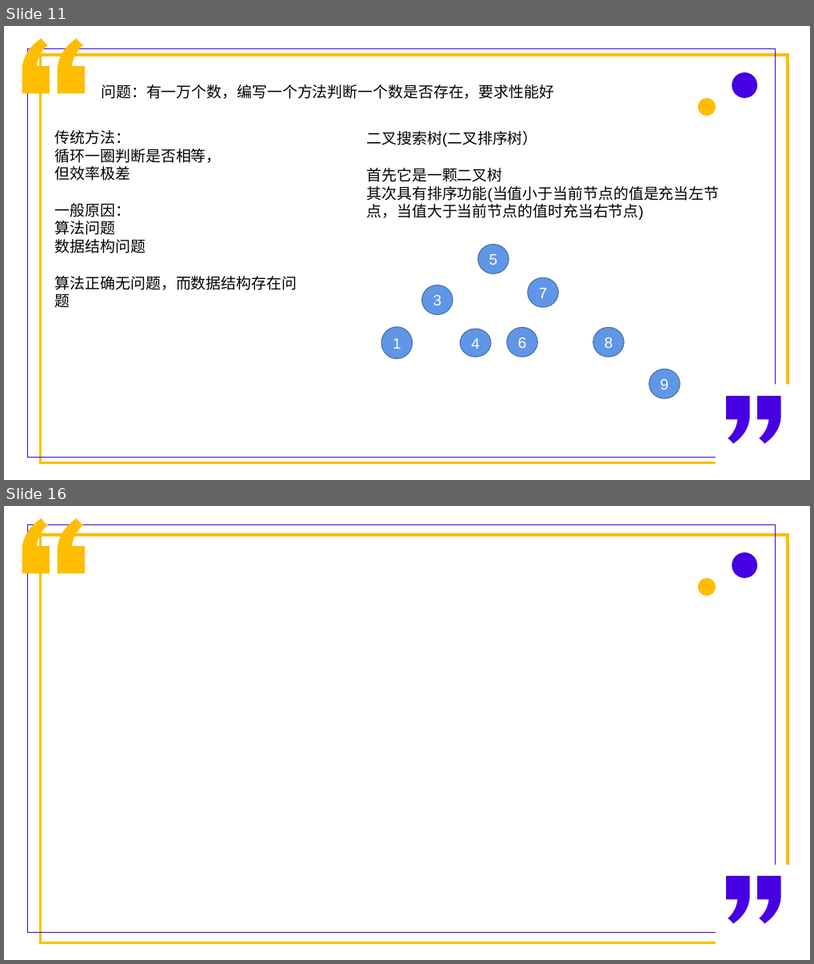
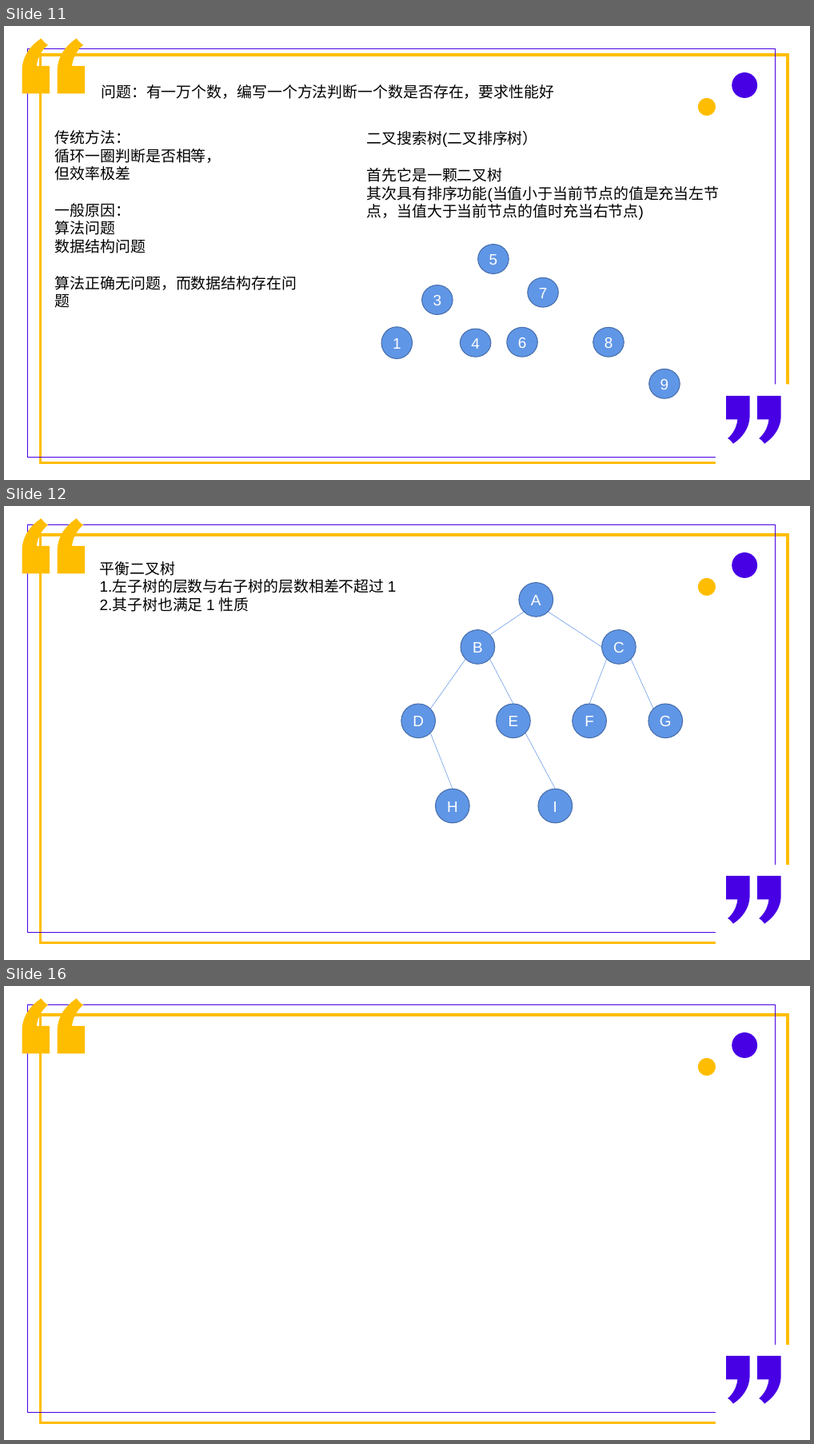
Before and after one commit to PhilRandWu/Algorithm_web, a slide deck: 算法练习思路整理.pptx. Shown one above the other, each under a label of ours: slides 11 and 16 before the commit, slides 11, 12 and 16 after it; the slides between them are not shown. The pictures are 814x964 and 814x1444 pixels, drawn with LibreOffice and Linux fonts; fonts in the diff are those of the drawing. Boxes give left, top, right and bottom in pixels: in the first picture for what was removed or moved away, otherwise in the second. Text is boxed around its words. In the diff, an @@ line names an element or a change of style, - is before the commit and + after.

Commit message:
判断平衡二叉树及ppt演示左右单旋

```diff
--- a/算法练习思路整理.pptx
+++ b/算法练习思路整理.pptx
@@ slide 12 added at bbox=[4, 506, 810, 960], background #FFFFFF @@
@@ freeform shape added at bbox=[22, 519, 50, 573], fill #FFBD00, outline #FFBD00 1 pt @@
@@ rectangle added at bbox=[27, 524, 776, 932], outline #4700E4 1 pt @@
@@ freeform shape added at bbox=[58, 519, 85, 573], fill #FFBD00, outline #FFBD00 1 pt @@
@@ rectangle added at bbox=[40, 535, 789, 943], outline #FFBD00 3.25 pt @@
@@ ellipse added at bbox=[732, 552, 758, 578], fill #4700E4 @@
@@ text added at bbox=[100, 561, 397, 612], 18 pt, text #000000 @@
+平衡二叉树
+1.左子树的层数与右子树的层数相差不超过 1
+2.其子树也满足 1 性质
@@ ellipse added at bbox=[519, 582, 554, 616], fill #6096E6, outline #476FAA 1 pt, 18 pt, text #FFFFFF @@
+A
@@ ellipse added at bbox=[698, 578, 716, 596], fill #FFBD00 @@
@@ line added from (524, 612) to (490, 635), #6096E6 0.5 pt @@
@@ line added from (549, 612) to (602, 647), #6096E6 0.5 pt @@
@@ ellipse added at bbox=[461, 630, 495, 664], fill #6096E6, outline #476FAA 1 pt, 18 pt, text #FFFFFF @@
+B
@@ ellipse added at bbox=[602, 630, 637, 664], fill #6096E6, outline #476FAA 1 pt, 18 pt, text #FFFFFF @@
+C
@@ line added from (430, 708) to (466, 659), #6096E6 0.5 pt @@
@@ line added from (514, 704) to (490, 659), #6096E6 0.5 pt @@
@@ line added from (607, 659) to (590, 704), #6096E6 0.5 pt @@
@@ line added from (654, 708) to (631, 659), #6096E6 0.5 pt @@
@@ ellipse added at bbox=[402, 704, 436, 738], fill #6096E6, outline #476FAA 1 pt, 18 pt, text #FFFFFF @@
+D
@@ ellipse added at bbox=[497, 704, 531, 738], fill #6096E6, outline #476FAA 1 pt, 18 pt, text #FFFFFF @@
+E
@@ ellipse added at bbox=[573, 704, 607, 738], fill #6096E6, outline #476FAA 1 pt, 18 pt, text #FFFFFF @@
+F
@@ ellipse added at bbox=[649, 704, 683, 738], fill #6096E6, outline #476FAA 1 pt, 18 pt, text #FFFFFF @@
+G
@@ line added from (430, 733) to (453, 788), #6096E6 0.5 pt @@
@@ line added from (526, 733) to (556, 788), #6096E6 0.5 pt @@
@@ ellipse added at bbox=[436, 788, 470, 822], fill #6096E6, outline #476FAA 1 pt, 18 pt, text #FFFFFF @@
+H
@@ ellipse added at bbox=[538, 788, 574, 822], fill #6096E6, outline #476FAA 1 pt, 18 pt, text #FFFFFF @@
+I
@@ rectangle added at bbox=[716, 864, 797, 952], fill #FFFFFF @@
@@ freeform shape added at bbox=[727, 876, 750, 924], fill #4700E4 @@
@@ freeform shape added at bbox=[758, 876, 782, 924], fill #4700E4 @@
```
Also in this commit, not shown: 3 other slides added, 4 slides removed, 4 other files.
